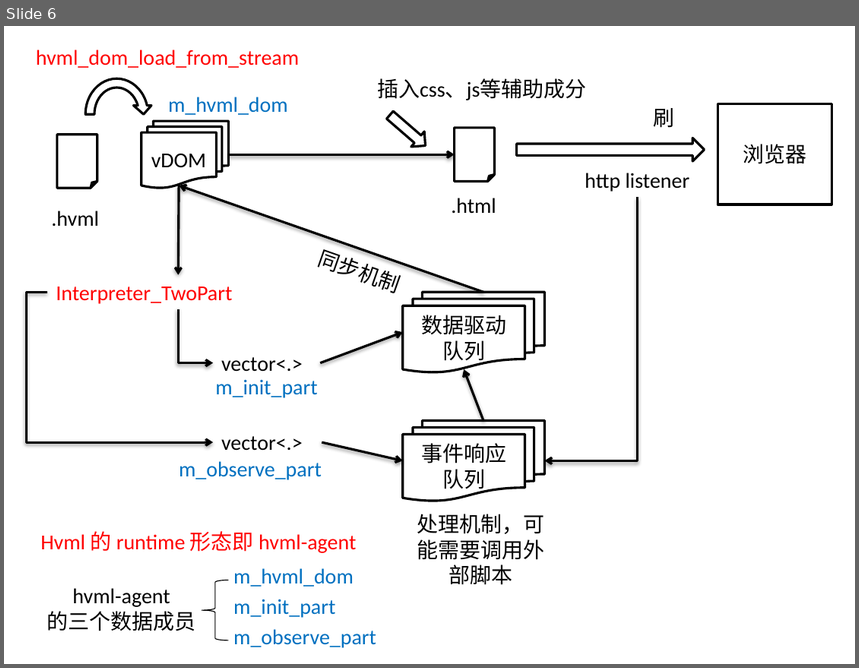
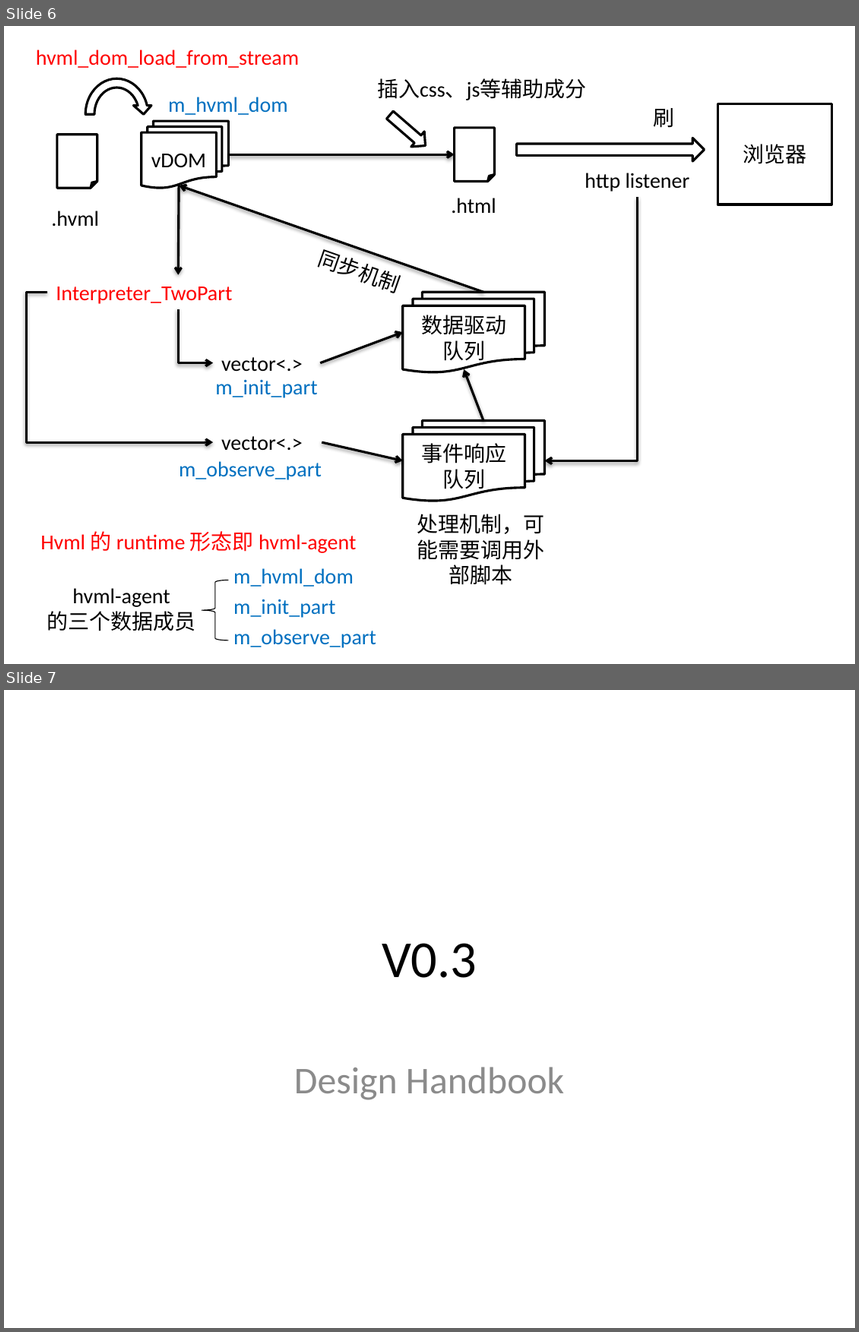
Before and after one commit to HVML/purring-cat, a slide deck: docs/hvml-agent-before-V1.0.pptx. Shown one above the other, each under a label of ours: slide 6 before the commit, slides 6 and 7 after it. The pictures are 859x668 and 859x1332 pixels, drawn with LibreOffice and Linux fonts; fonts in the diff are those of the drawing. Boxes give left, top, right and bottom in pixels: in the first picture for what was removed or moved away, otherwise in the second. Text is boxed around its words. In the diff, an @@ line names an element or a change of style, - is before the commit and + after.

```diff
--- a/docs/hvml-agent-before-V1.0.pptx
+++ b/docs/hvml-agent-before-V1.0.pptx
@@ slide 7 added at [4,690,855,1328], background #FFFFFF @@
@@ title added at [382,943,477,978], 44 pt, text #000000 @@
+V0.3
@@ subtitle added at [294,1067,564,1100], 32 pt, text #8C8C8C @@
+Design Handbook
```
Also in this commit, not shown: 1 other slide added, 24 other files.
